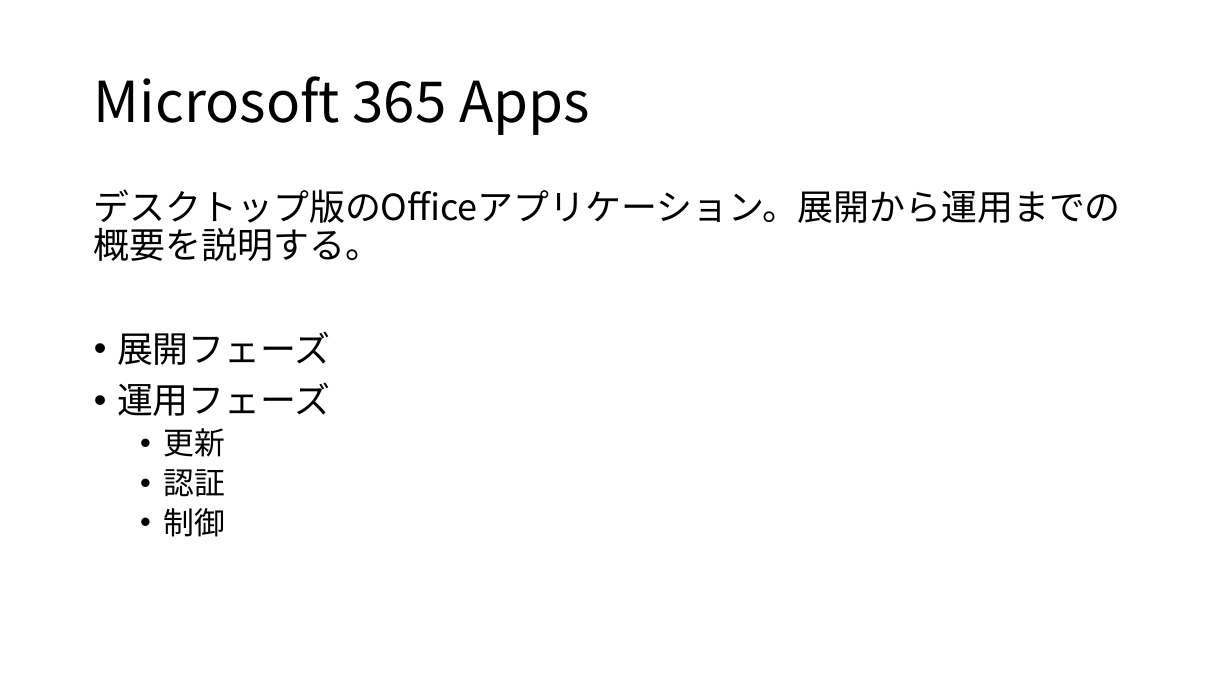
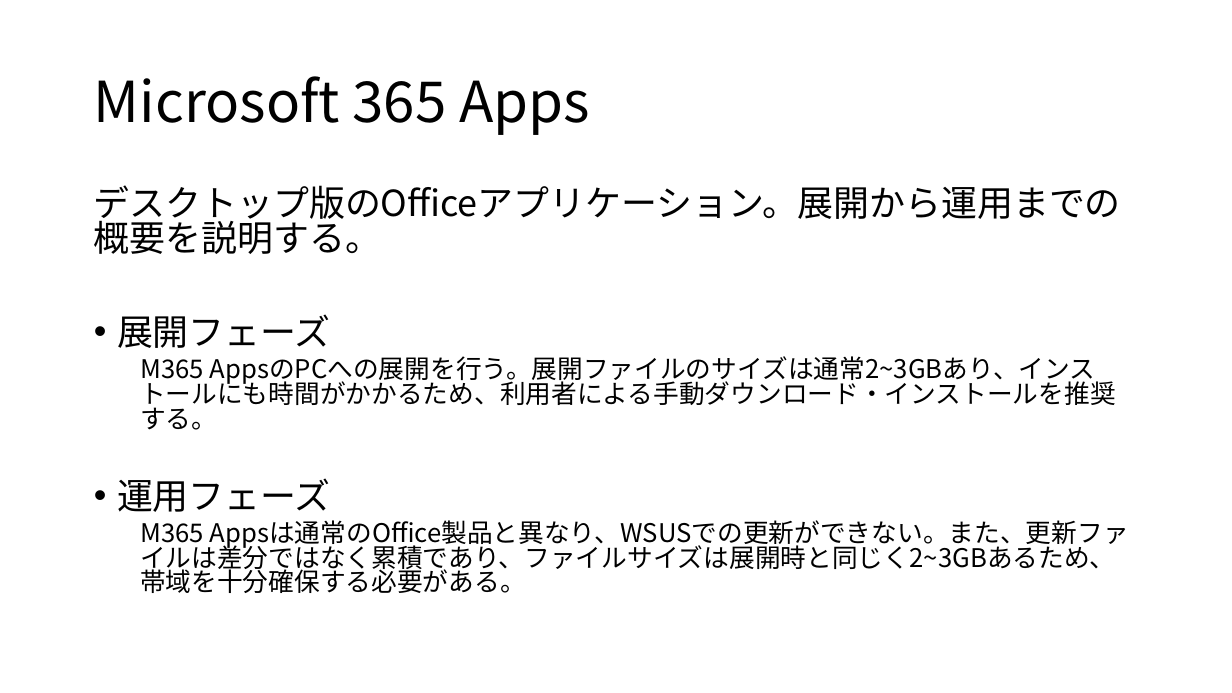
Before and after one commit to satoki-shiro/Sharing, a slide deck: slide 5 of M365アーキテクチャ勉強会.pptx (slide 4 before the commit). Drawn at 1232x693 pixels with LibreOffice and Linux fonts; fonts in the diff are those of the drawing. Boxes give left, top, right and bottom in pixels: in the first picture for what was removed or moved away, otherwise in the second. Text is boxed around its words. In the diff, an @@ line names an element or a change of style, - is before the commit and + after.

```diff
--- a/M365アーキテクチャ勉強会.pptx
+++ b/M365アーキテクチャ勉強会.pptx
@@ text at <box>94,185,1121,512</box>: line spacing 0.9 to 0.8 @@
@@ text at <box>140,356,1116,430</box>: paragraph added @@
+  M365 AppsのPCへの展開を行う。展開ファイルのサイズは通常2~3GBあり、インストールにも時間がかかるため、利用者による手動ダウンロード・インストールを推奨する。
@@ text at <box>140,520,1129,593</box>: text changed; size 24 to 20 pt @@
-  • 更新
-  • 認証
-  • 制御
+  M365 Appsは通常のOffice製品と異なり、WSUSでの更新ができない。また、更新ファイルは差分ではなく累積であり、ファイルサイズは展開時と同じく2~3GBあるため、帯域を十分確保する必要がある。
```
Also in this commit, not shown: 2 other slides changed, 6 slides added, 1 other file.
